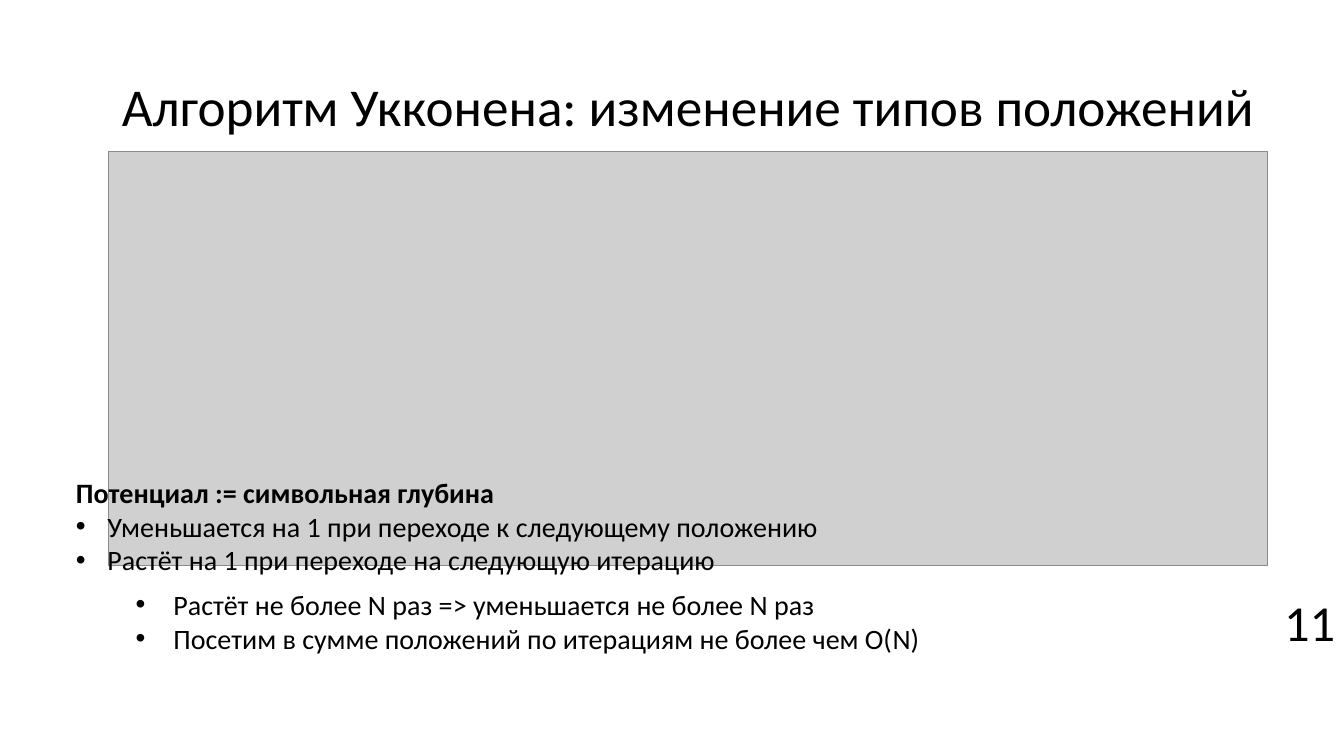
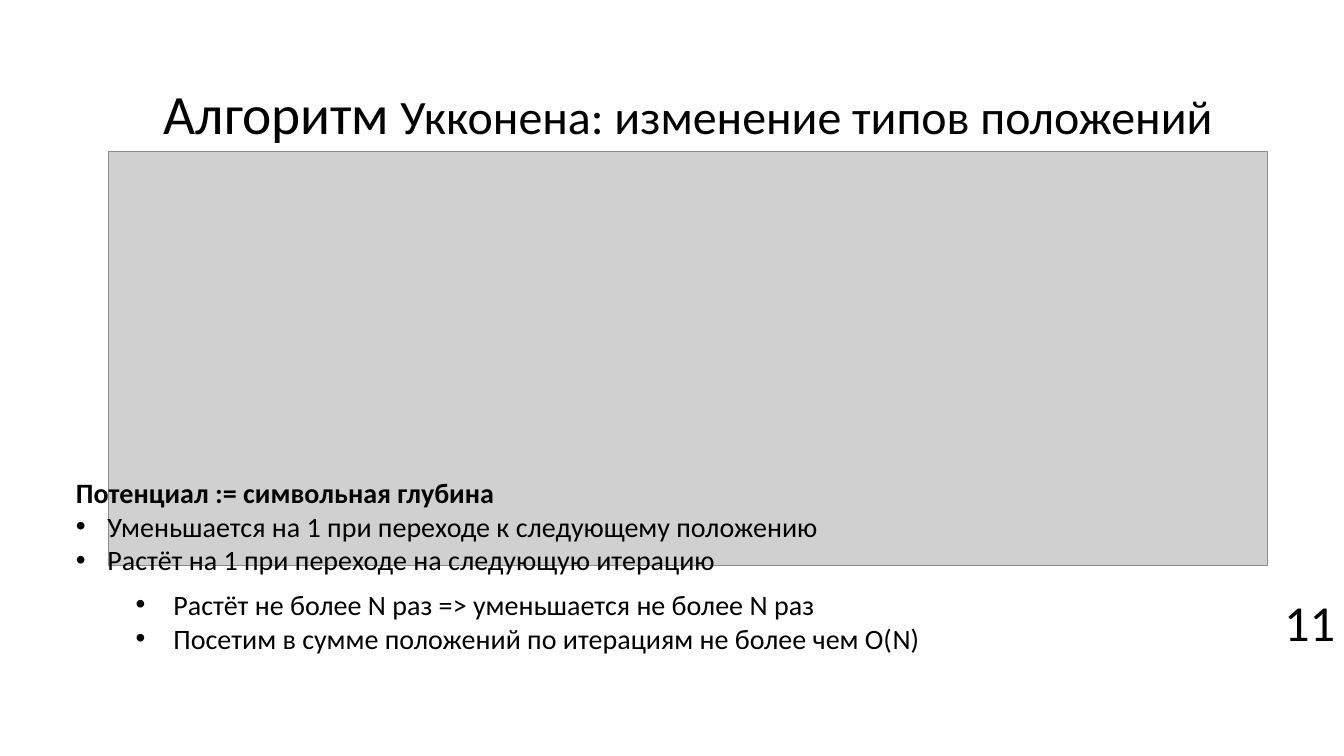
Before and after one commit to Pompon-Den/Suff-Tree-Algorithm-Ykkonen, a slide deck: slide 12 of Algorithm Ykkonena.pptx. Drawn at 1344x756 pixels with LibreOffice and Linux fonts; fonts in the diff are those of the drawing; grey boxes stand for pictures; background and template pictures are left out. Boxes give left, top, right and bottom in pixels: in the first picture for what was removed or moved away, otherwise in the second. Text is boxed around its words. In the diff, an @@ line names an element or a change of style, - is before the commit and + after.

```diff
--- a/Algorithm Ykkonena.pptx
+++ b/Algorithm Ykkonena.pptx
@@ title "Алгоритм Укконена: изменение типов положений" at box(164, 98, 1212, 143): size 38 to 39.6 pt in "Алгоритм"; size 38 to 34.2 pt in "Укконена: изменение типов положений" @@
```
Also in this commit, not shown: 7 other slides changed, 4 slides added, 1 slide removed, 3 other files.
